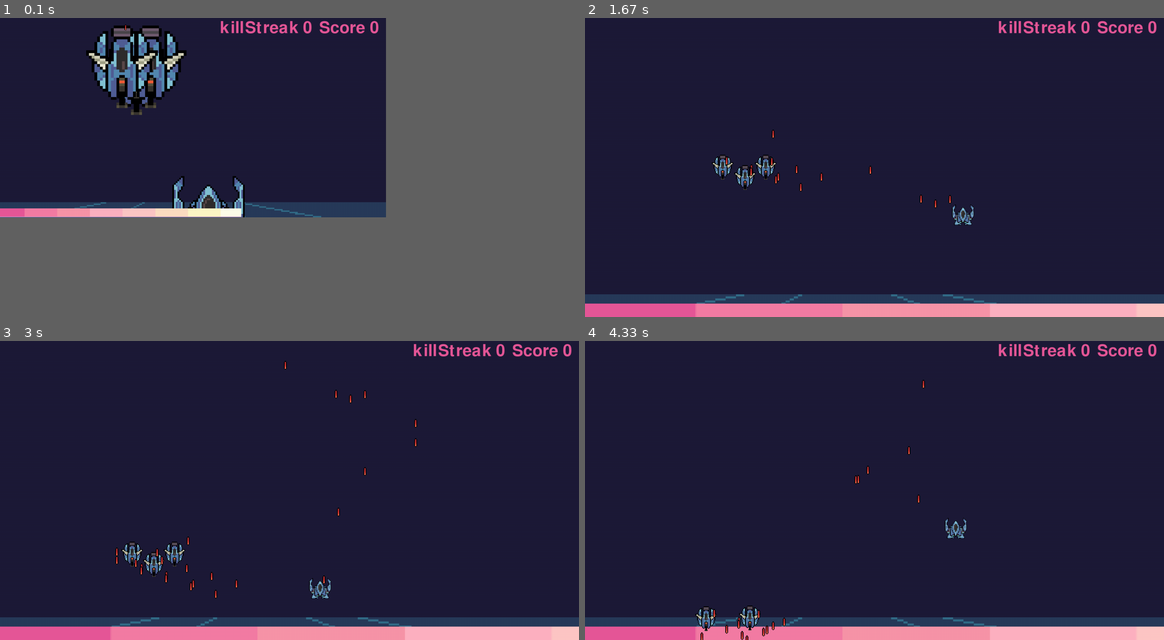
Above: before the commit, frames 1-4 (two rows, left to right).
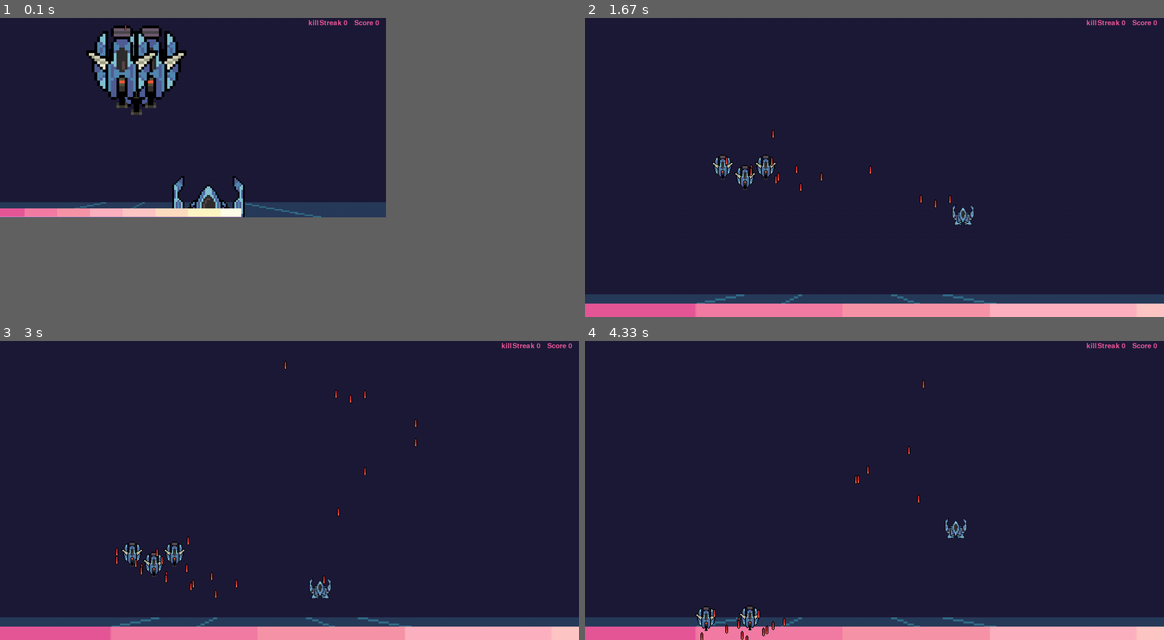
Above: after the commit, the same moments.

Repository: RafaBessa/Shadow_Light_bh_pygame
Game: pygame game, started from Game.py
The game is run twice, just before and just after one commit, with the same random seed, the same clock (stepped at 60 frames per second) and the same inputs.
Inputs:
- Up to frame 1 (0.1 s): no input
- Up to frame 2 (1.67 s): tap - at 0.33 s; hold D 0.67-1.13 s; tap Space at 0.73, 1.03, 1.23, 1.57 s; hold W 1.17-1.47 s; hold D from 1.5 s (still down)
- Up to frame 3 (3 s): tap Space at 1.87, 2.07, 2.37, 2.63, 2.97 s; release D at 1.97 s; hold A 2-2.53 s; hold S 2.57-2.87 s; hold A from 2.9 s (still down)
- Up to frame 4 (4.33 s): tap Space at 3.27, 3.4, 3.8, 4.1 s; release A at 3.3 s; hold W 3.33-3.7 s; hold D from 3.73 s (still down)

The runs differ from the first frame. In frame 1, 0.6% of the frame differs, in the area x 38-66%, y 0-6%; in frame 2, 0.6%; in frame 3, 0.6%; in frame 4, 0.6%.

Commit message:
font size

Diff:
--- a/Player.py
+++ b/Player.py
@@ -44,7 +44,7 @@
         super().draw(window)
 
         pygame.font.init()
-        font = pygame.font.SysFont("Comic Sans", 70)
+        font = pygame.font.SysFont("Comic Sans", 30)
         lost_font_rgb = (231, 88, 152)
         score_label = font.render("Score "+ str(self.score) , 1, lost_font_rgb)
         streak_label = font.render("killStreak "+ str(self.killStreak) , 1, lost_font_rgb)
